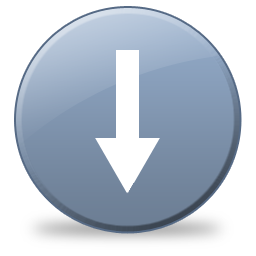
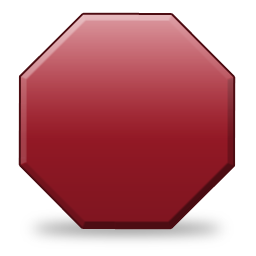
Comparing the layer stacks of the two 256 x 256 images. Changes:
hid "Step In" over [95, 50, 160, 194]
hid "Highlight" over [16, 8, 220, 146]
added layer "Layer 3" above "Stop" over [20, 14, 234, 140]
added layer "Stop" above "Green Button" over [20, 14, 234, 228]
hid "Blue Button" over [16, 8, 240, 232]
